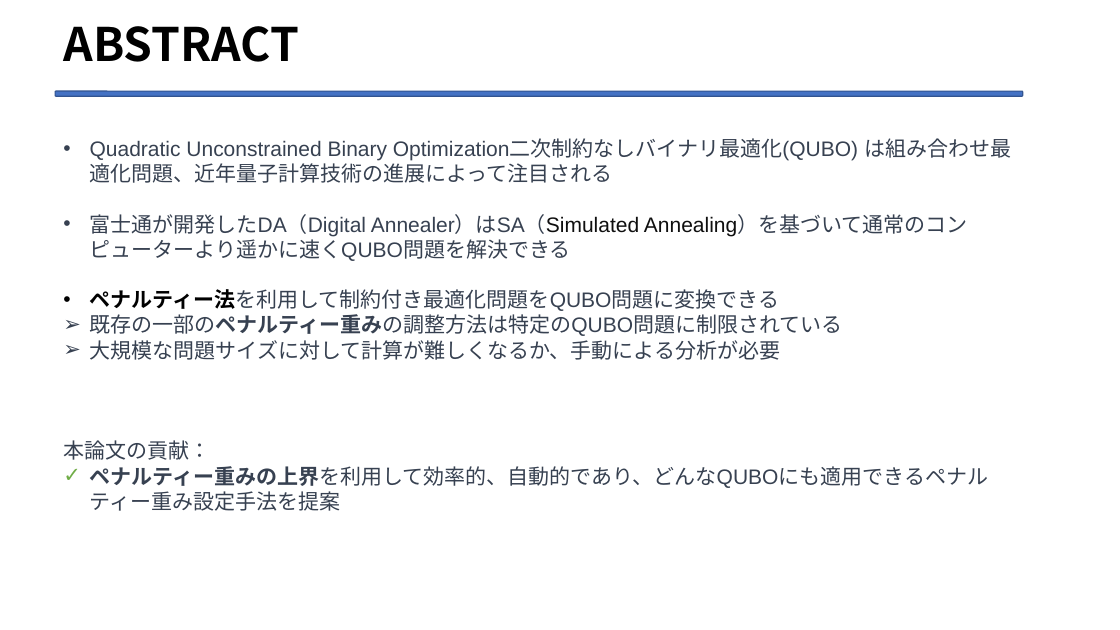
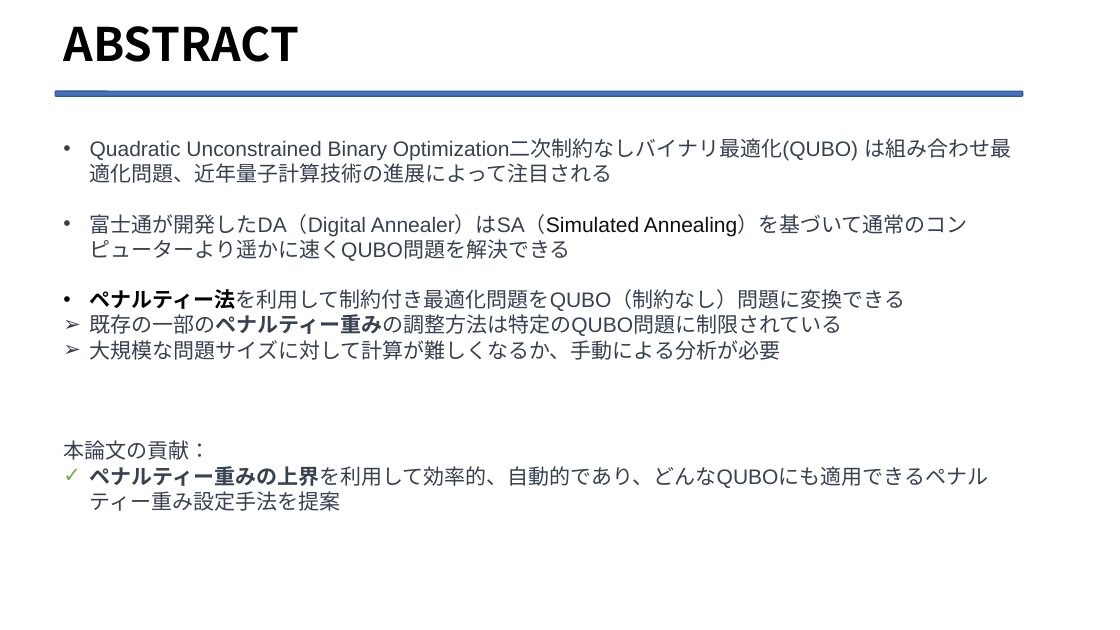
Before and after one commit to Legolas9999/zemi, a slide deck: slide 4 of lcj_ron_zemi2.pptx. Drawn at 1120x630 pixels with LibreOffice and Linux fonts; fonts in the diff are those of the drawing. Boxes give left, top, right and bottom in pixels: in the first picture for what was removed or moved away, otherwise in the second. Text is boxed around its words. In the diff, an @@ line names an element or a change of style, - is before the commit and + after.

```diff
--- a/lcj_ron_zemi2.pptx
+++ b/lcj_ron_zemi2.pptx
@@ text at box(90, 289, 906, 311): text changed @@
-• ペナルティー法を利用して制約付き最適化問題をQUBO問題に変換できる
+• ペナルティー法を利用して制約付き最適化問題をQUBO（制約なし）問題に変換できる
```
Also in this commit, not shown: 7 other slides changed, 3 slides added, 9 other files.
